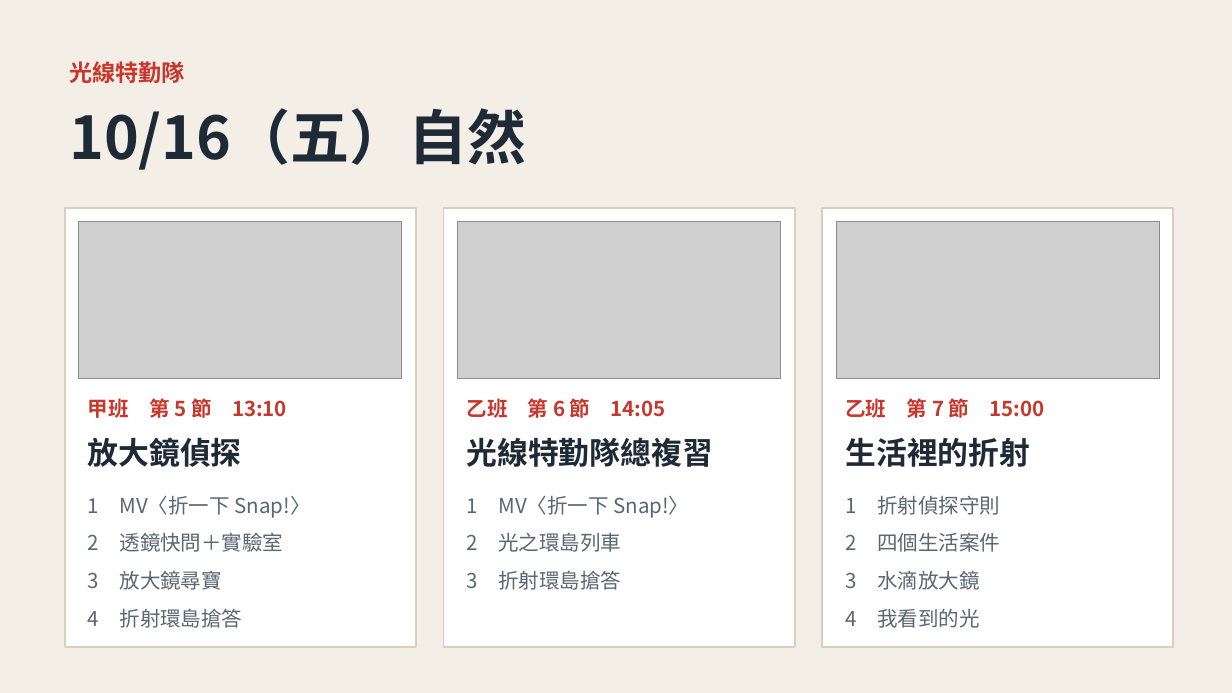
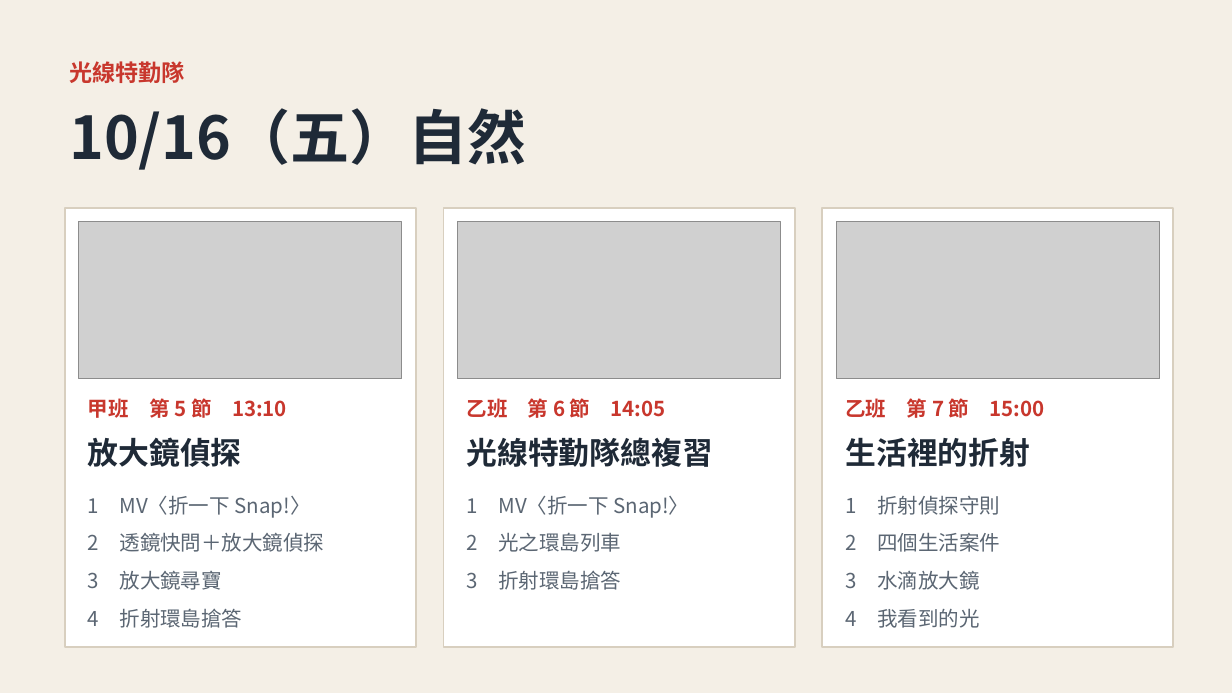
Before and after one commit to classtools1020/sports-results, a slide deck: slide 1 of f8f9fc3bd1/slides.pptx. Drawn at 1232x693 pixels with LibreOffice and Linux fonts; fonts in the diff are those of the drawing; grey boxes stand for pictures. Boxes give left, top, right and bottom in pixels: in the first picture for what was removed or moved away, otherwise in the second. Text is boxed around its words. In the diff, an @@ line names an element or a change of style, - is before the commit and + after.

```diff
--- a/f8f9fc3bd1/slides.pptx
+++ b/f8f9fc3bd1/slides.pptx
@@ text at [88,533,325,552]: text changed @@
-2 透鏡快問＋實驗室
+2 透鏡快問＋放大鏡偵探
```
Also in this commit, not shown: 2 other slides changed, 17 other files.
